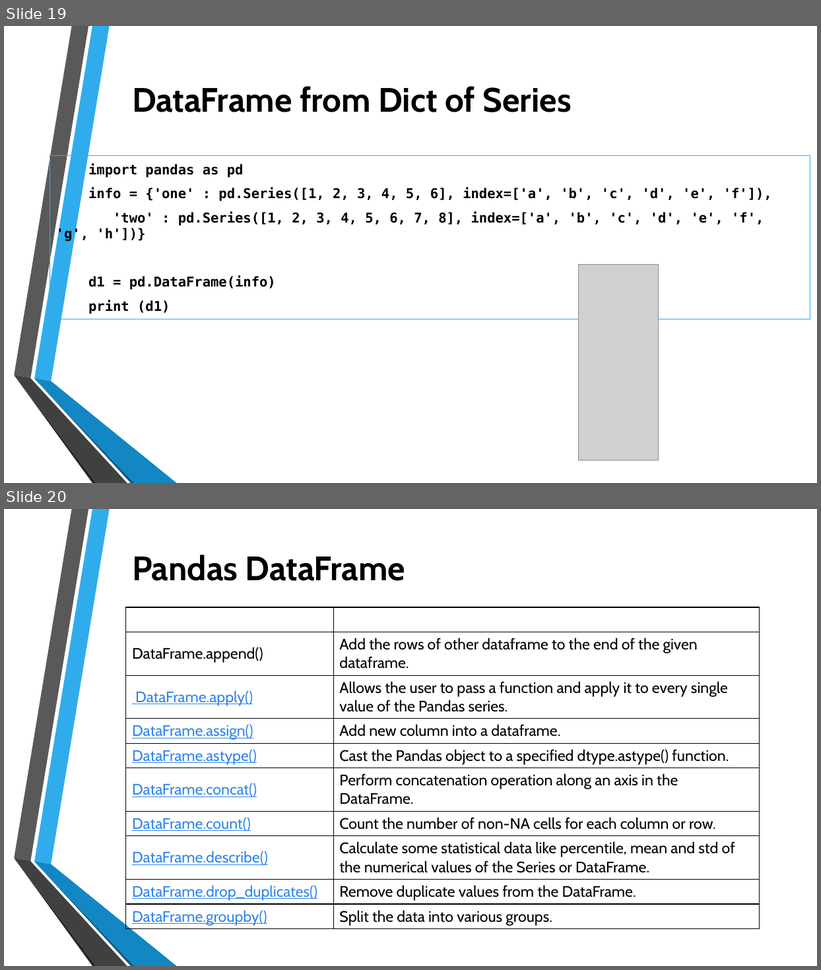
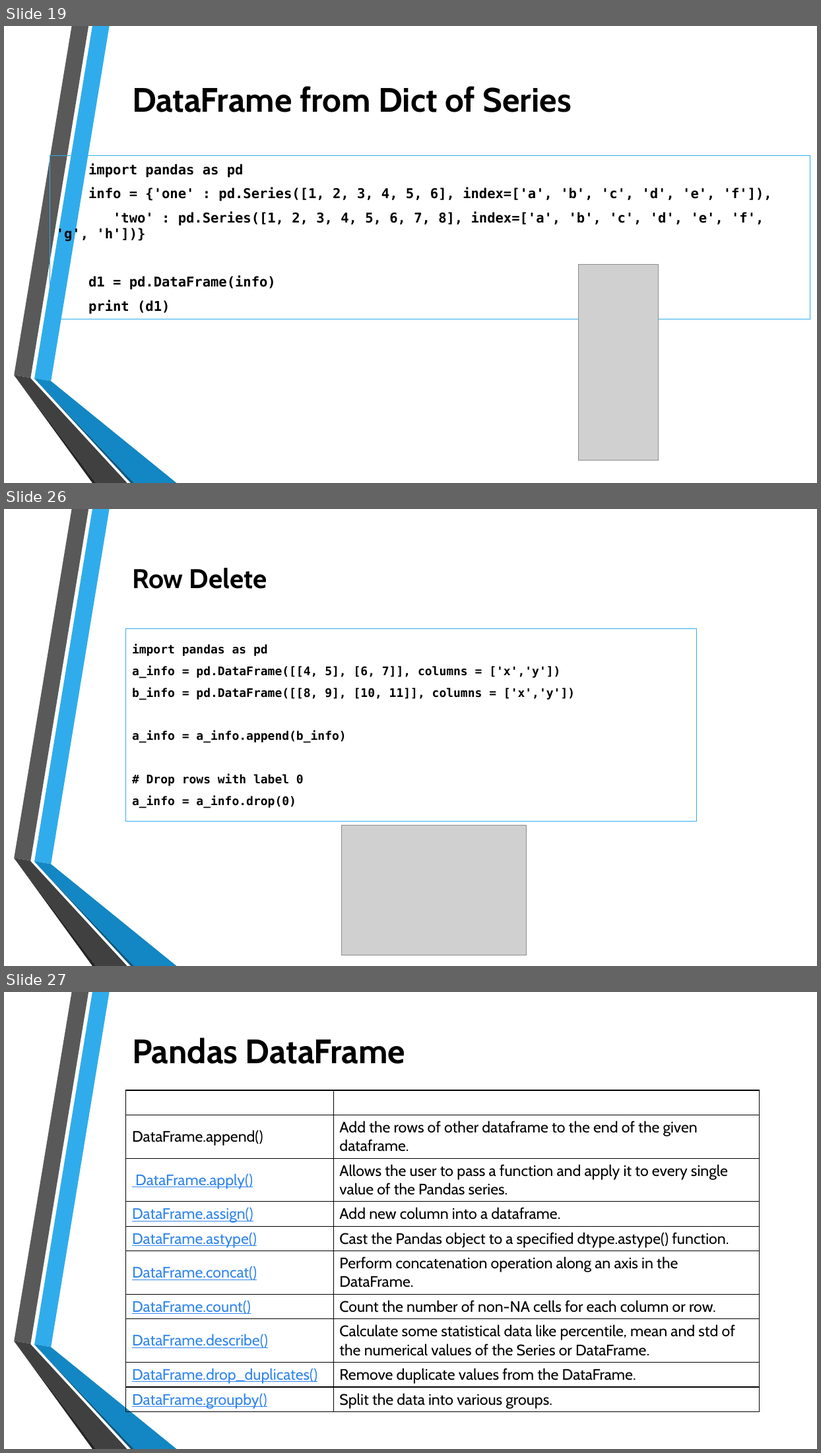
Before and after one commit to thetnaingtunerp/dax, a slide deck: PythonDAX/Data Analysis with Python.pptx. Shown one above the other, each under a label of ours: slides 19 and 20 before the commit, slides 19, 26 and 27 after it; the slides between them are not shown. The pictures are 821x970 and 821x1453 pixels, drawn with LibreOffice and Linux fonts; fonts in the diff are those of the drawing; grey boxes stand for pictures; background and template pictures are left out. Boxes give left, top, right and bottom in pixels: in the first picture for what was removed or moved away, otherwise in the second. Text is boxed around its words. In the diff, an @@ line names an element or a change of style, - is before the commit and + after.

```diff
--- a/PythonDAX/Data Analysis with Python.pptx
+++ b/PythonDAX/Data Analysis with Python.pptx
@@ slide 26 added at (4, 509, 817, 966), background picture (left out); not listed: 6 template elements that a slide beside it also shows @@
@@ title added at (132, 568, 267, 589), 32 pt, text #000000, bold @@
+Row Delete
@@ text added at (126, 628, 697, 821), outline #30ACEC 0.75 pt, 14 pt, text #000000, bold @@
+import pandas as pd
+a_info = pd.DataFrame([[4, 5], [6, 7]], columns = ['x','y'])
+b_info = pd.DataFrame([[8, 9], [10, 11]], columns = ['x','y'])
+a_info = a_info.append(b_info)
+# Drop rows with label 0
+a_info = a_info.drop(0)
@@ picture added at (342, 826, 526, 956) @@
@@ what was slide 20 is now slide 27 @@
```
Also in this commit, not shown: 6 other slides added, 1 other file.
